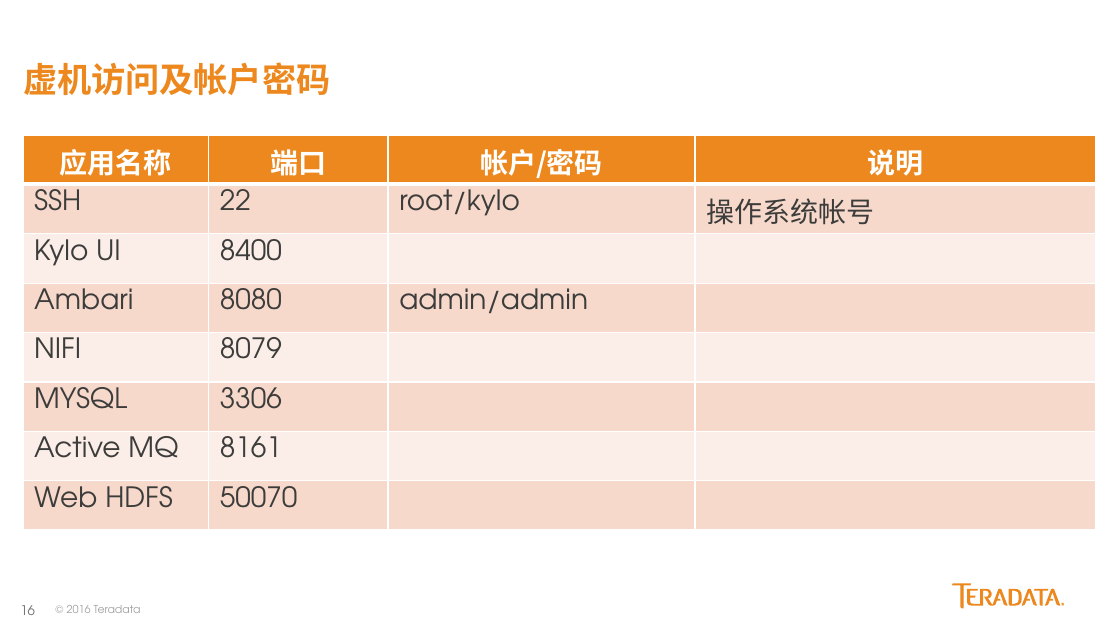
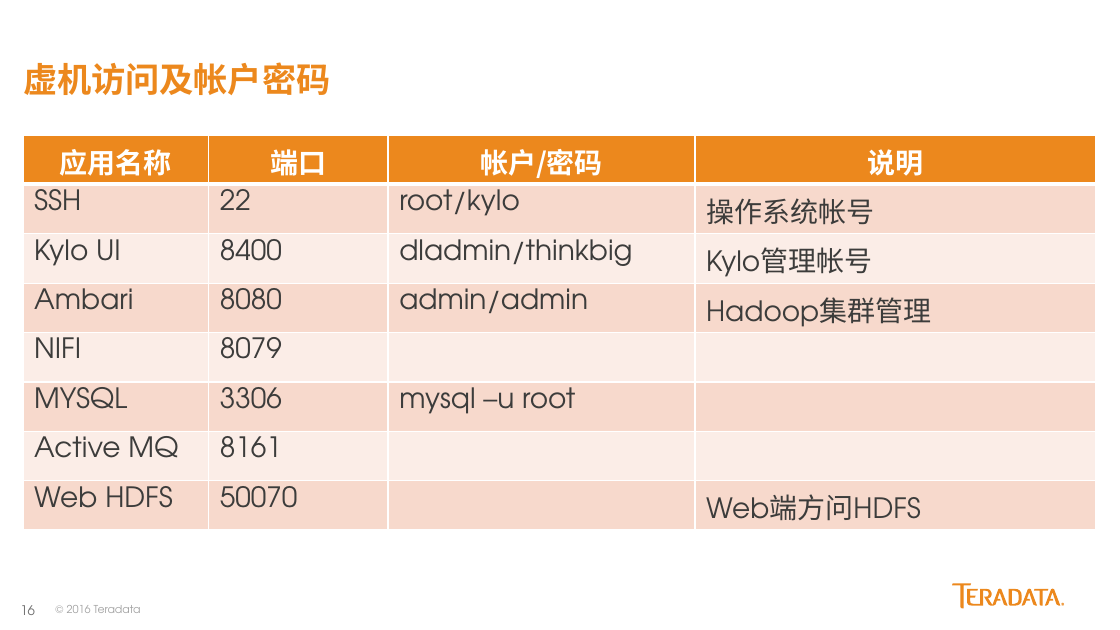
Before and after one commit to yaoran2000/MyTeradata, a slide deck: slide 16 of slides/Kylo配置与使用.pptx. Drawn at 1120x630 pixels with LibreOffice and Linux fonts; fonts in the diff are those of the drawing. Boxes give left, top, right and bottom in pixels: in the first picture for what was removed or moved away, otherwise in the second. Text is boxed around its words. In the diff, an @@ line names an element or a change of style, - is before the commit and + after.

```diff
--- a/slides/Kylo配置与使用.pptx
+++ b/slides/Kylo配置与使用.pptx
@@ table at [24, 136, 1096, 536] @@
-row 3, column 3: 
+row 3, column 3: dladmin/thinkbig
-row 3, column 4: 
+row 3, column 4: Kylo管理帐号
-row 4, column 4: 
+row 4, column 4: Hadoop集群管理
-row 6, column 3: 
+row 6, column 3: mysql –u root
-row 8, column 4: 
+row 8, column 4: Web端方问HDFS
```
Also in this commit, not shown: 4 other slides changed, 1 slide added.
